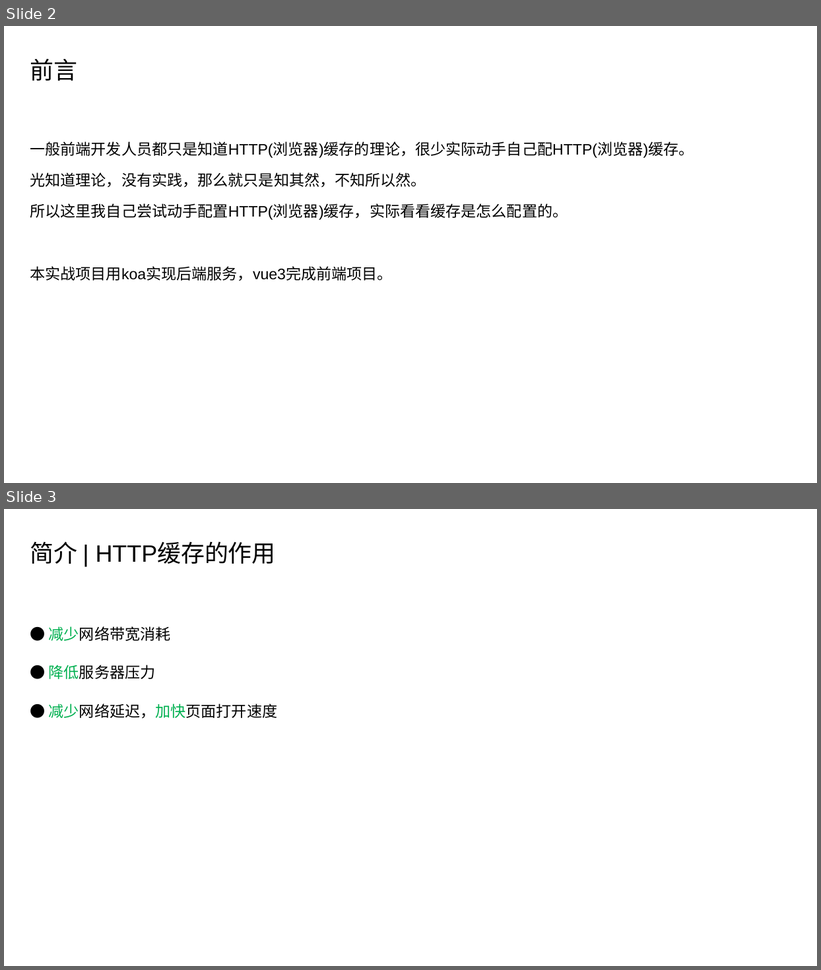
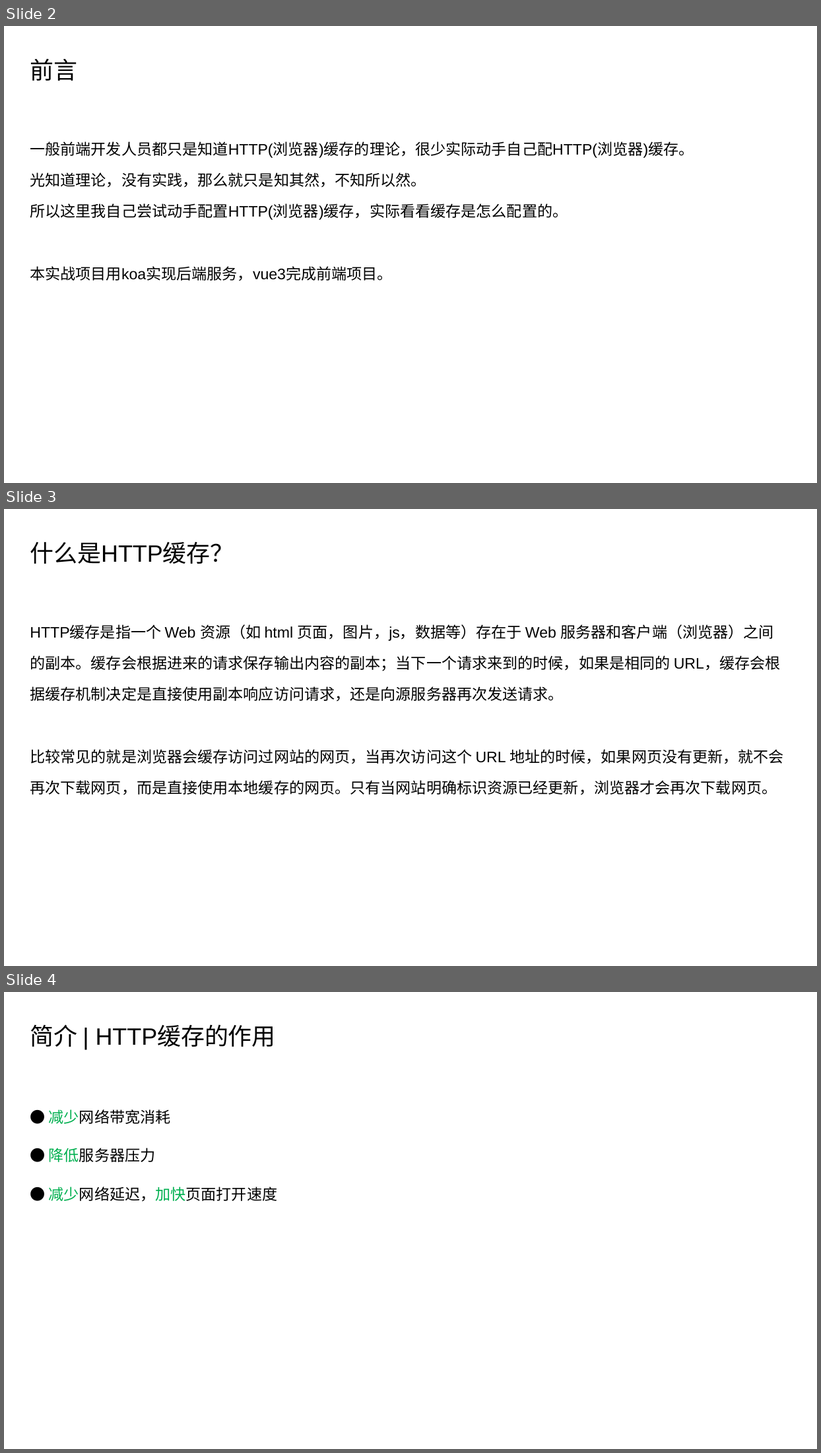
Before and after one commit to AlanLee97/http-caching-in-action, a slide deck: HTTP缓存实战.pptx. Shown one above the other, each under a label of ours: slides 2 and 3 before the commit, slides 2, 3 and 4 after it. The pictures are 821x970 and 821x1453 pixels, drawn with LibreOffice and Linux fonts; fonts in the diff are those of the drawing; background and template pictures are left out. Boxes give left, top, right and bottom in pixels: in the first picture for what was removed or moved away, otherwise in the second. Text is boxed around its words. In the diff, an @@ line names an element or a change of style, - is before the commit and + after.

Commit message:
fix: 更新PPT

```diff
--- a/HTTP缓存实战.pptx
+++ b/HTTP缓存实战.pptx
@@ slide 3 added at (x1=4, y1=509, x2=817, y2=966), background picture (left out) @@
@@ text added at (x1=30, y1=542, x2=234, y2=564), 28 pt, text #000000 @@
+什么是HTTP缓存？
@@ text added at (x1=30, y1=625, x2=784, y2=795), 18 pt, text #000000 @@
+HTTP缓存是指一个 Web 资源（如 html 页面，图片，js，数据等）存在于 Web 服务器和客户端（浏览器）之间的副本。缓存会根据进来的请求保存输出内容的副本；当下一个请求来到的时候，如果是相同的 URL，缓存会根据缓存机制决定是直接使用副本响应访问请求，还是向源服务器再次发送请求。
+比较常见的就是浏览器会缓存访问过网站的网页，当再次访问这个 URL 地址的时候，如果网页没有更新，就不会再次下载网页，而是直接使用本地缓存的网页。只有当网站明确标识资源已经更新，浏览器才会再次下载网页。
@@ what was slide 3 is now slide 4 @@
```
